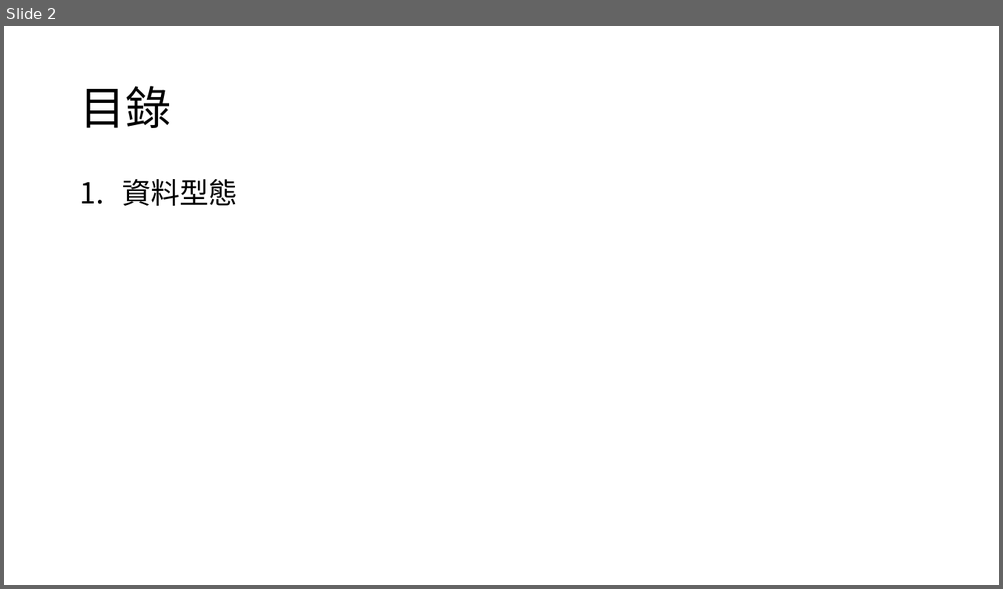
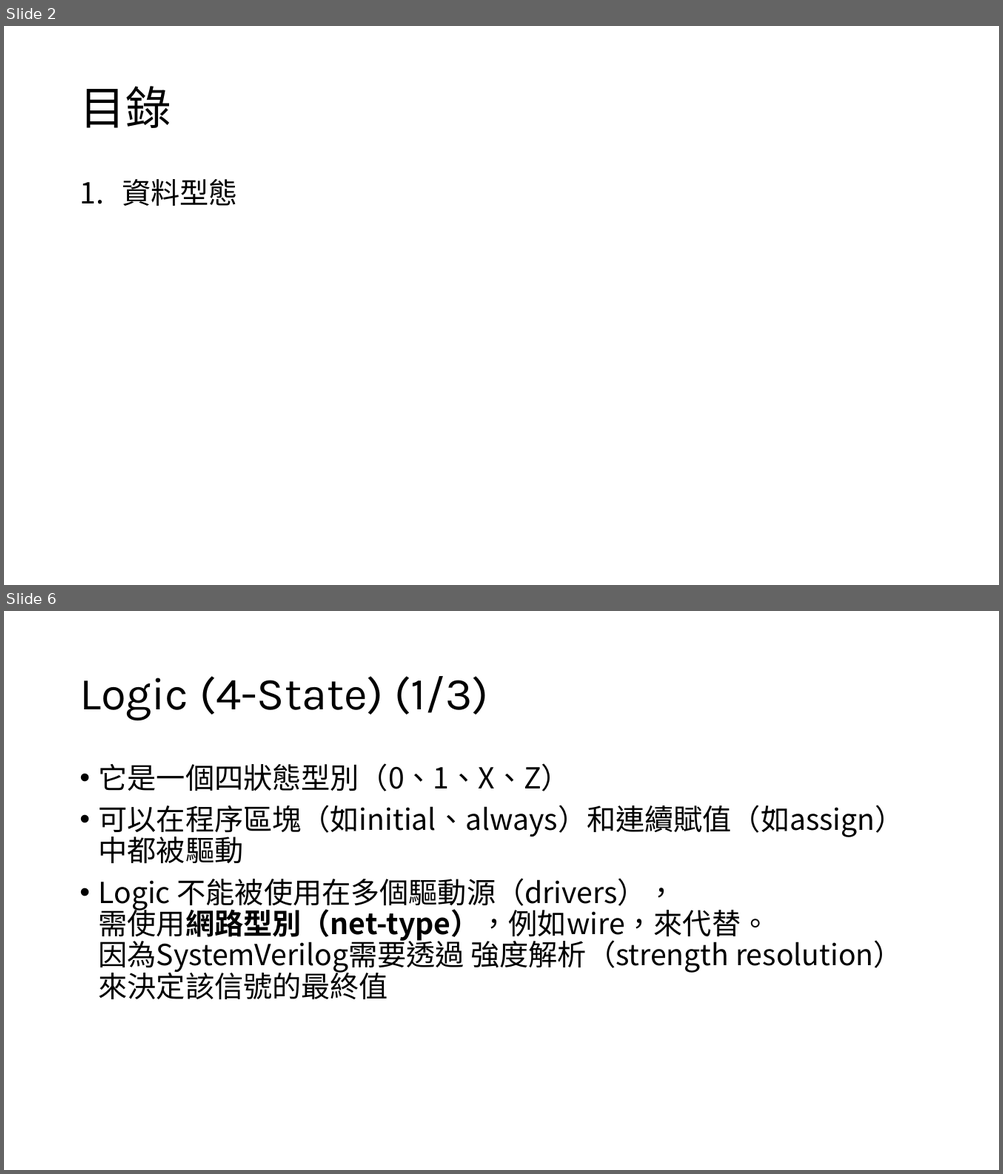
Before and after one commit to s9001055/DV_learning, a slide deck: systemverilog/SystemVerilog_語法學習.pptx. Shown one above the other, each under a label of ours: slide 2 before the commit, slides 2 and 6 after it; the slides between them are not shown. The pictures are 1003x589 and 1003x1174 pixels, drawn with LibreOffice and Linux fonts; fonts in the diff are those of the drawing. Boxes give left, top, right and bottom in pixels: in the first picture for what was removed or moved away, otherwise in the second. Text is boxed around its words. In the diff, an @@ line names an element or a change of style, - is before the commit and + after.

Commit message:
add 2state, 4state, string, enum, array

```diff
--- a/systemverilog/SystemVerilog_語法學習.pptx
+++ b/systemverilog/SystemVerilog_語法學習.pptx
@@ slide 6 added at [4, 611, 999, 1170], background #FFFFFF @@
@@ title added at [79, 676, 488, 721], 44 pt, text #000000 @@
+Logic (4-State) (1/3)
@@ text added at [99, 763, 904, 1000], 28 pt, text #000000 @@
+• 它是一個四狀態型別（0、1、X、Z）
+• 可以在程序區塊（如initial、always）和連續賦值（如assign）中都被驅動
+• Logic 不能被使用在多個驅動源（drivers），
+  需使用網路型別（net-type），例如wire，來代替。
+  因為SystemVerilog需要透過 強度解析（strength resolution）
+  來決定該信號的最終值
```
Also in this commit, not shown: 2 slides changed, 12 other slides added.
